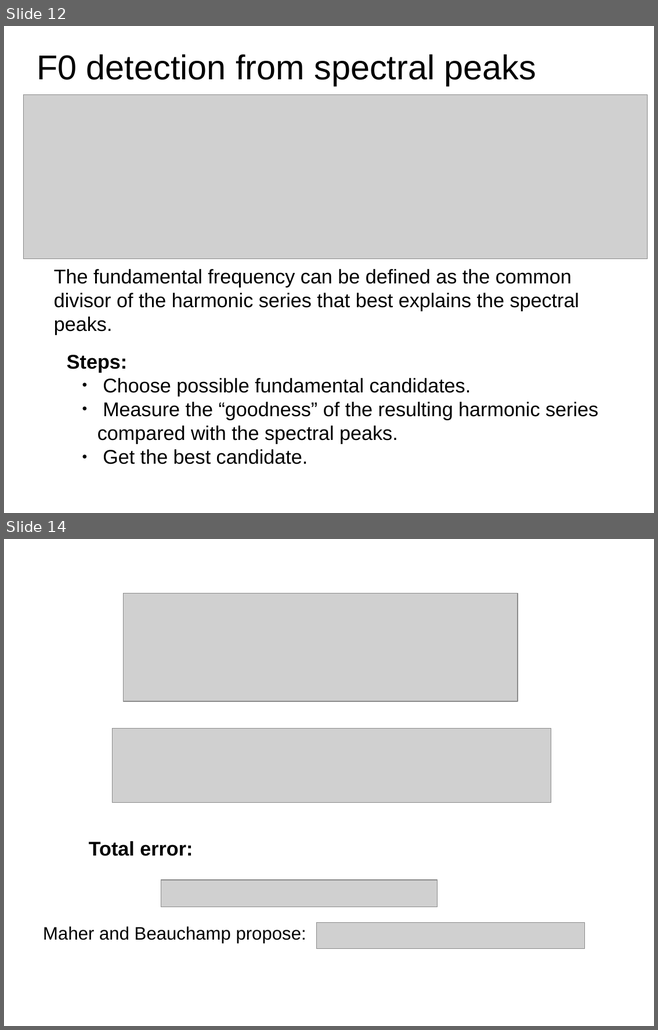
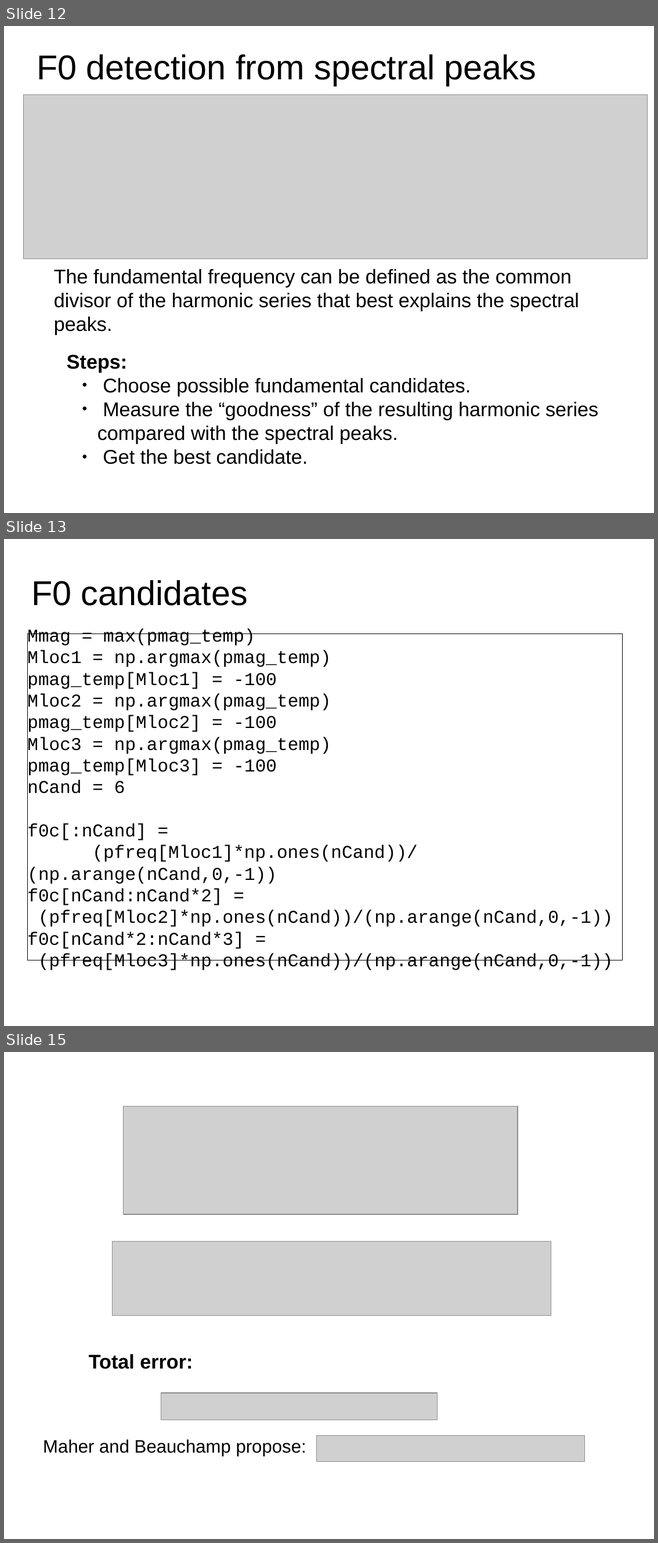
Before and after one commit to MTG/sms-tools, a slide deck: teaching-material/lectures/lect6-Harmonic-model/6-Harmonic-model.odp. Shown one above the other, each under a label of ours: slides 12 and 14 before the commit, slides 12, 13 and 15 after it; the slides between them are not shown. The pictures are 658x1030 and 658x1543 pixels, drawn with LibreOffice and Linux fonts; fonts in the diff are those of the drawing; grey boxes stand for pictures. Boxes give left, top, right and bottom in pixels: in the first picture for what was removed or moved away, otherwise in the second. Text is boxed around its words. In the diff, an @@ line names an element or a change of style, - is before the commit and + after.

```diff
--- a/teaching-material/lectures/lect6-Harmonic-model/6-Harmonic-model.odp
+++ b/teaching-material/lectures/lect6-Harmonic-model/6-Harmonic-model.odp
@@ slide 13 added at [4, 539, 654, 1026], background #FFFFFF @@
@@ title added at [31, 580, 248, 606], 38.2 pt, text #000000 @@
+F0 candidates
@@ rectangle added at [27, 634, 622, 961], outline #000000 0 pt, 20 pt, text #000000 @@
+Mmag = max(pmag_temp)
+Mloc1 = np.argmax(pmag_temp)
+pmag_temp[Mloc1] = -100
+Mloc2 = np.argmax(pmag_temp)
+pmag_temp[Mloc2] = -100
+Mloc3 = np.argmax(pmag_temp)
+pmag_temp[Mloc3] = -100
+nCand = 6
+f0c[:nCand] =
+(pfreq[Mloc1]*np.ones(nCand))/(np.arange(nCand,0,-1))
+f0c[nCand:nCand*2] =
+(pfreq[Mloc2]*np.ones(nCand))/(np.arange(nCand,0,-1))
+f0c[nCand*2:nCand*3] =
+(pfreq[Mloc3]*np.ones(nCand))/(np.arange(nCand,0,-1))
@@ what was slide 14 is now slide 15 @@
```
Also in this commit, not shown: 2 slides changed, 1 other slide added, 2 slides removed, 5 other files.
